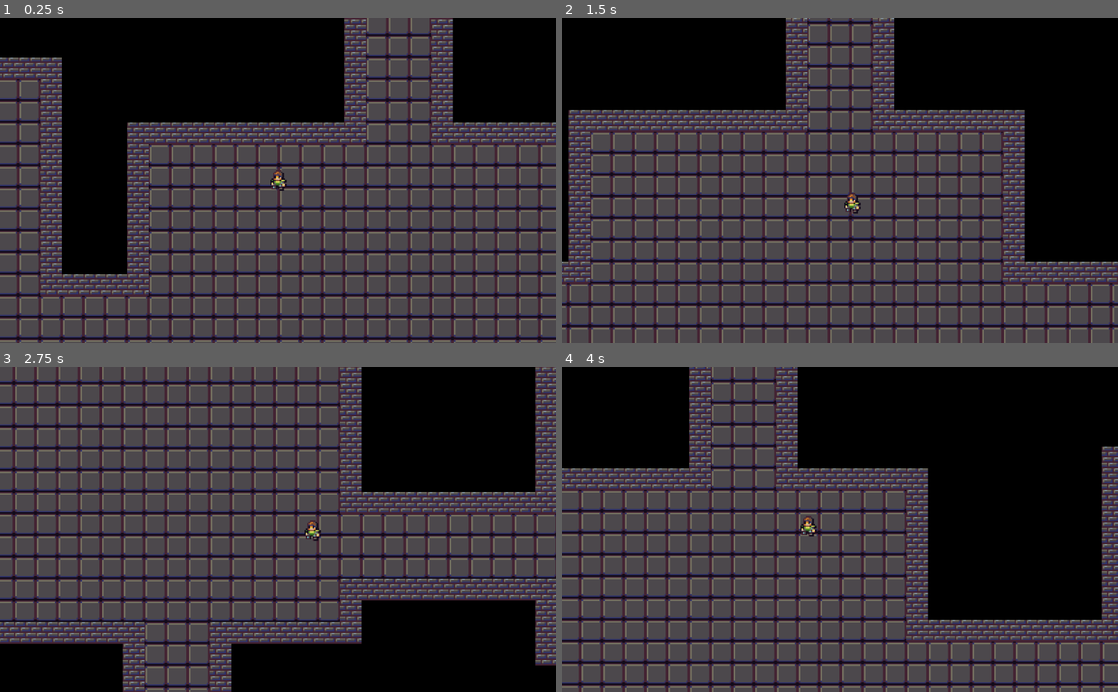
Above: before the commit, frames 1-4 (two rows, left to right).
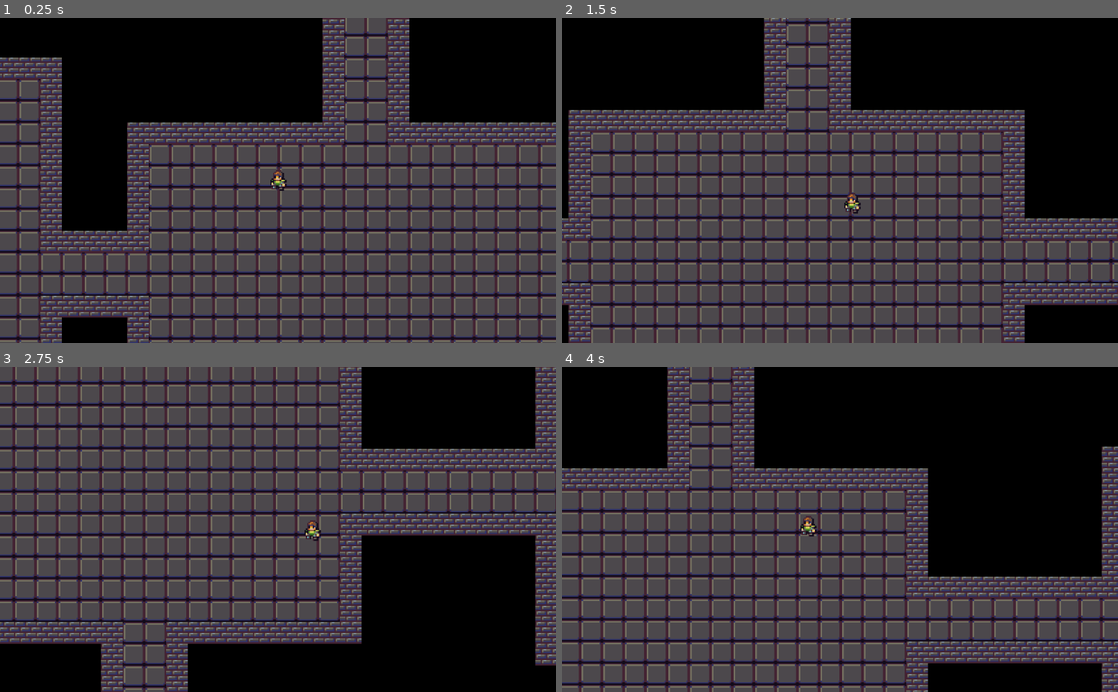
Above: after the commit, the same moments.

Repository: 3akev/waterblade
Game: Godot game, scene res://Main.tscn
Two runs of this game, one before a commit and one after it. Both use one fixed random seed, a clock stepped at 60 frames per second and the inputs below.
Inputs:
- Up to frame 1 (0.25 s): no input
- Up to frame 2 (1.5 s): tap Enter at 0.5 s; hold D (right) 0.53-1.28 s; hold S (down) from 1.28 s (still down)
- Up to frame 3 (2.75 s): release S (down) at 2.03 s; hold D (right) from 2.03 s (still down)
- Up to frame 4 (4 s): release D (right) at 2.78 s; hold W (up) 2.78-3.53 s; hold A (left) from 3.53 s (still down)

The runs differ from the first frame. In frame 1, 11% of the frame differs, in the area x 7-82%, y 0-100%; in frame 2, 13%; in frame 3, 18%, in the area x 18-100%, y 25-100%; in frame 4, 17%.

Commit message:
Refactor tunnel generation

Diff:
--- a/Core/Constants.gd
+++ b/Core/Constants.gd
@@ -9,4 +9,4 @@
 const MIN_ROOMS_PER_DUNGEON = 6
 const MAX_ROOMS_PER_DUNGEON = 18
 
-const TUNNEL_WIDTH = 4
+const TUNNEL_WIDTH = 3
--- a/Core/Dungeon/Dungeon.gd
+++ b/Core/Dungeon/Dungeon.gd
@@ -6,6 +6,7 @@
 var rng
 var dungeon_placer
 var rooms = {}
+var tunnels = {}
 
 func _init(_rng, tilemap):
 	rng = _rng
@@ -40,12 +41,14 @@
 
 func create_tunnel(slot1, slot2):
 	var direction = slot1 - slot2
+	var tunnel
 	if direction in [Vector2.UP, Vector2.DOWN]:
-		var tunnel = get_v_tunnel(rooms[slot1], rooms[slot2])
+		tunnel = get_v_tunnel(rooms[slot1], rooms[slot2])
 		dungeon_placer.place_v_tunnel(tunnel)
 	else:
-		var tunnel = get_h_tunnel(rooms[slot1], rooms[slot2])
+		tunnel = get_h_tunnel(rooms[slot1], rooms[slot2])
 		dungeon_placer.place_h_tunnel(tunnel)
+	tunnels[{slot1: 1, slot2: 1}] = tunnel
 
 func get_room(room_slot):
 	var room = Rect2(0, 0, rng.randi_range(Constants.MIN_ROOM_SIZE.x, Constants.MAX_ROOM_SIZE.x), rng.randi_range(Constants.MIN_ROOM_SIZE.y, Constants.MAX_ROOM_SIZE.y))
@@ -64,7 +67,7 @@
 		x = room2.end.x
 		length = room1.position.x - room2.end.x
 
-	var y = clamp(room1.position.y + room1.size.y/2, room2.position.y + 2, room2.end.y - 2)
+	var y = room1.position.y + (room1.size.y - Constants.TUNNEL_WIDTH)/2
 	var tunnel = Rect2(x, y, length, Constants.TUNNEL_WIDTH)
 	return tunnel
 
@@ -78,6 +81,6 @@
 		y = room2.end.y
 		length = room1.position.y - room2.end.y
 
-	var x = clamp(room1.position.x + room1.size.x/2, room2.position.x + 2, room2.end.x - 2)
+	var x = room1.position.x + (room1.size.x - Constants.TUNNEL_WIDTH)/2
 	var tunnel = Rect2(x, y, Constants.TUNNEL_WIDTH, length)
 	return tunnel
--- a/Ecs/Entities/Player.tscn
+++ b/Ecs/Entities/Player.tscn
@@ -5,11 +5,12 @@
 
 [sub_resource type="CapsuleShape2D" id=1]
 radius = 6.0
-height = 6.0
+height = 3.5
 
 [node name="Player" type="KinematicBody2D"]
 
 [node name="CollisionShape2D" type="CollisionShape2D" parent="."]
+position = Vector2( 0, 0.5 )
 shape = SubResource( 1 )
 
 [node name="Sprite" type="Sprite" parent="."]
